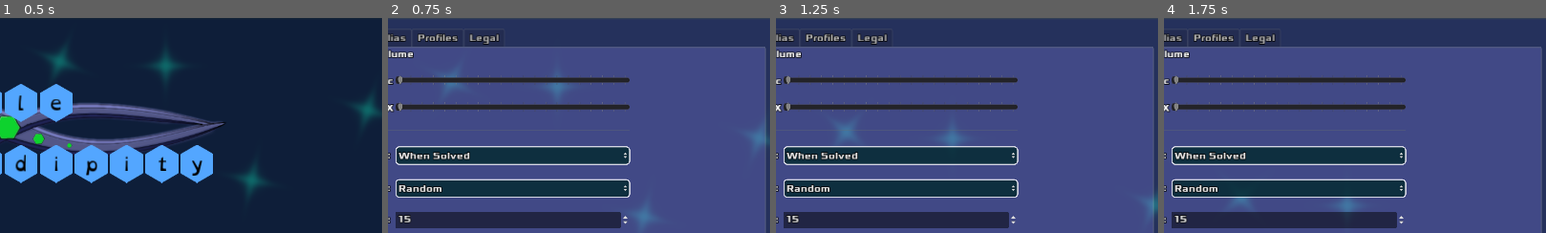
Above: before the commit, frames 1-4 (left to right).
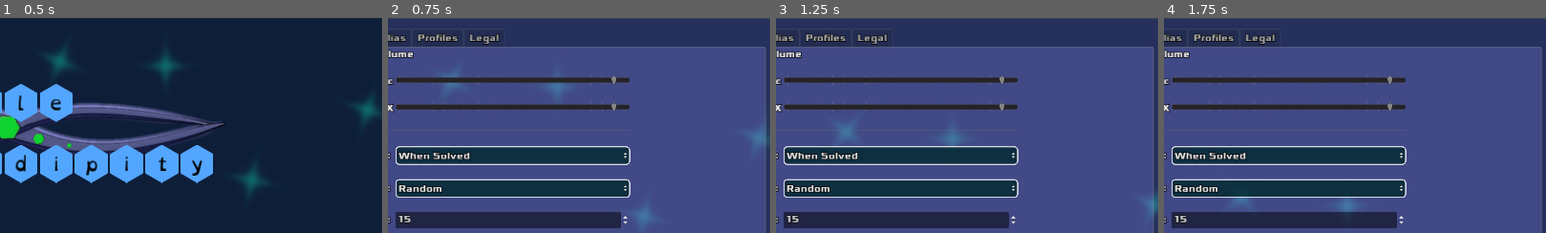
Above: after the commit, the same moments.

Repository: zacryol/spindle-of-serendipity
Game: Godot game, scene res://game/menus/MainMenu.tscn
Two runs of this game, one before a commit and one after it. Both use one fixed random seed, a clock stepped at 60 frames per second and the inputs below.
Inputs:
- Up to frame 1 (0.5 s): no input
- Up to frame 2 (0.75 s): click "Settings" at 0.5 s
- Up to frame 3 (1.25 s): no input
- Up to frame 4 (1.75 s): tap Enter at 1.25 s; tap Backspace at 1.35 s
The pictures show only the part of the screen within x 49-99%, y 0-50%; the shares and areas given below are measured in that part.

Frame 1 is identical in both runs. In frame 2, 0.2% of the frame differs, in the area x 2-60%, y 27-44%; in frame 3, 0.2%; in frame 4, 0.2%.

Commit message:
sliders are set to volume value

Diff:
--- a/godot/game/menus/settings/General.gd
+++ b/godot/game/menus/settings/General.gd
@@ -26,11 +26,17 @@
 onready var refr_options := $Scroll/List/Refresh/SpinBox as SpinBox
 onready var crt_option := $Scroll/List/CRTShader/CheckButton as CheckButton
 
+onready var mus_vol := $Scroll/List/MusicVolume/HSlider as HSlider
+onready var sfx_vol := $Scroll/List/SFXVolume/HSlider as HSlider
+
 func _ready() -> void:
 	source_options.select(GlobalVars.settings["source"])
 	rand_options.select(GlobalVars.settings["rand"])
 	refr_options.value = GlobalVars.settings["refresh"]
 	crt_option.pressed = GlobalVars.settings.crt_on
+
+	mus_vol.value = GlobalVars.settings.music_vol
+	sfx_vol.value = GlobalVars.settings.sfx_vol
 
 
 func _on_source_option_selected(id) -> void:
